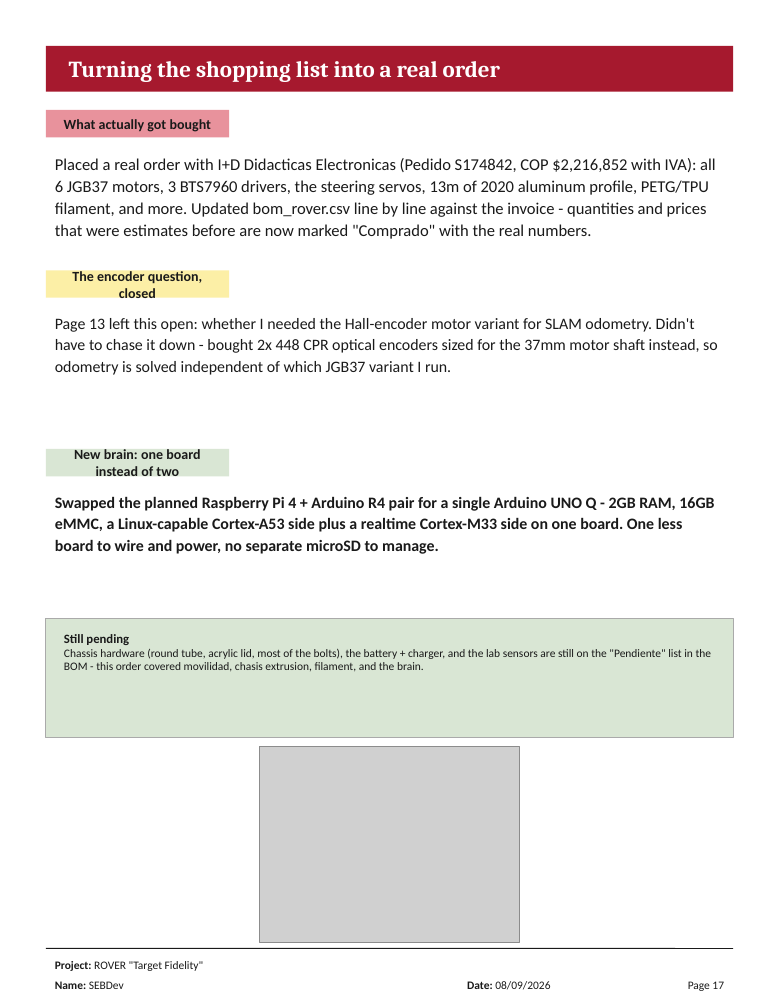
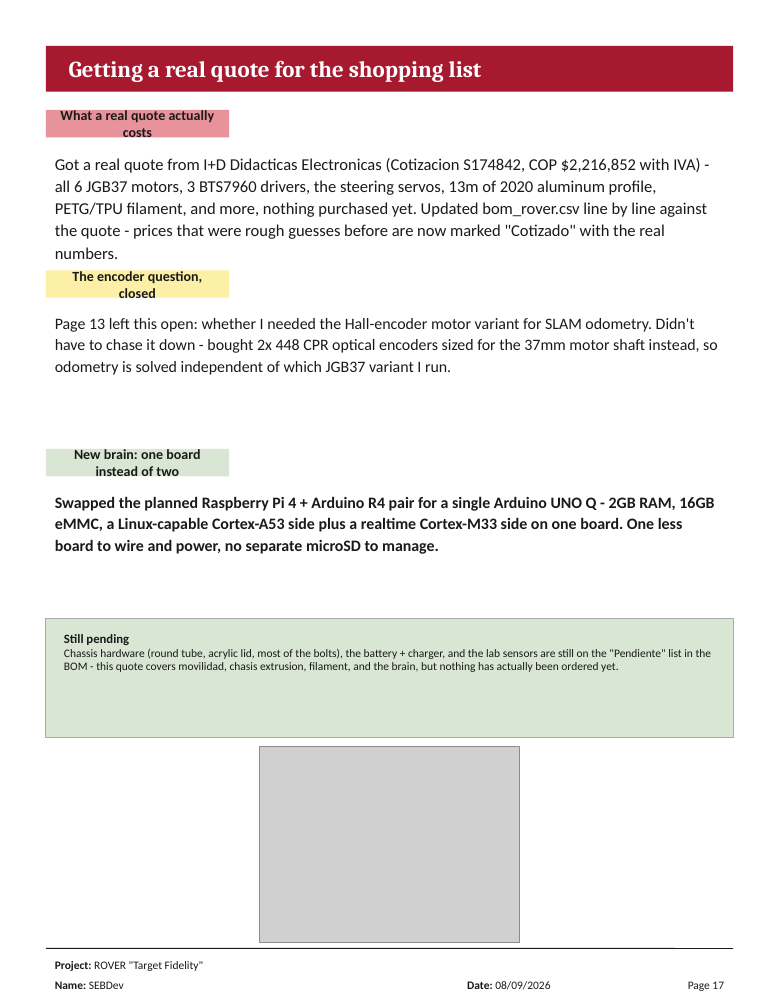
Before and after one commit to tansenseb-wq/ROVER-Target-Fidelity-, a slide deck: slide 17 of Journal/Librito_Rover x_x (CreacionSistemaMecanico) .pptx. Drawn at 779x1008 pixels with LibreOffice and Linux fonts; fonts in the diff are those of the drawing; grey boxes stand for pictures. Boxes give left, top, right and bottom in pixels: in the first picture for what was removed or moved away, otherwise in the second. Text is boxed around its words. In the diff, an @@ line names an element or a change of style, - is before the commit and + after.

```diff
--- a/Journal/Librito_Rover x_x (CreacionSistemaMecanico) .pptx
+++ b/Journal/Librito_Rover x_x (CreacionSistemaMecanico) .pptx
@@ text at bbox=[69, 60, 482, 82]: text changed @@
-Turning the shopping list into a real order
+Getting a real quote for the shopping list
@@ text in rectangle at bbox=[60, 109, 215, 141]: text changed @@
-What actually got bought
+What a real quote actually costs
@@ text at bbox=[55, 158, 708, 259]: text changed @@
-Placed a real order with I+D Didacticas Electronicas (Pedido S174842, COP $2,216,852 with IVA): all 6 JGB37 motors, 3 BTS7960 drivers, the steering servos, 13m of 2020 aluminum profile, PETG/TPU filament, and more. Updated bom_rover.csv line by line against the invoice - quantities and prices that were estimates before are now marked "Comprado" with the real numbers.
+Got a real quote from I+D Didacticas Electronicas (Cotizacion S174842, COP $2,216,852 with IVA) - all 6 JGB37 motors, 3 BTS7960 drivers, the steering servos, 13m of 2020 aluminum profile, PETG/TPU filament, and more, nothing purchased yet. Updated bom_rover.csv line by line against the quote - prices that were rough guesses before are now marked "Cotizado" with the real numbers.
@@ text at bbox=[64, 634, 712, 672]: text changed @@
-Still pending
-Chassis hardware (round tube, acrylic lid, most of the bolts), the battery + charger, and the lab sensors are still on the "Pendiente" list in the BOM - this order covered movilidad, chasis extrusion, filament, and the brain.
+Still pending
+Chassis hardware (round tube, acrylic lid, most of the bolts), the battery + charger, and the lab sensors are still on the "Pendiente" list in the BOM - this quote covers movilidad, chasis extrusion, filament, and the brain, but nothing has actually been ordered yet.
```
Also in this commit, not shown: 7 other slides changed, 4 other files.
